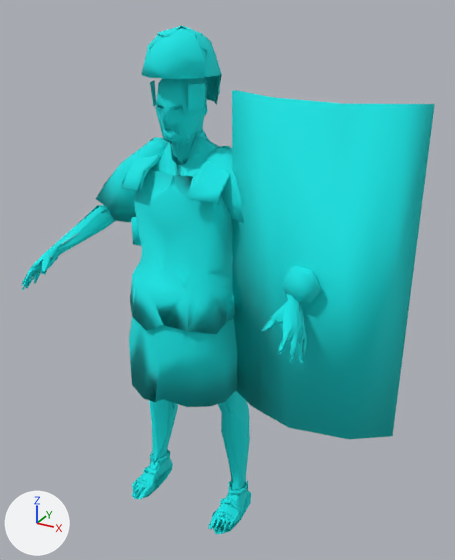
One commit to the glTF model modelos/personaje_legionario_uno_baja.glb: the scene before it, then after it.
Camera for both pictures: a 50 mm lens placed at (1.116, -1.741, 1.868), pointed at (0.148, 0.02, 0.987). The lights are fixed; the arrows at lower left show +X, +Y and +Z. The older version comes first. Vertices at exactly the same position are counted once.

The scene before the commit, as lines of its bpy script (objects in view):
```python
me_correa_036 = bpy.data.meshes.new('correa.036')
me_correa_036.from_pydata(...)  # 3008 vertices, 3200 faces; spans x -0.54..0.78, y -0.31..0.23, z -0.01..1.81
me_correa_036.materials.append(mat_legionario_atlas)
ob_legionario_uno = bpy.data.objects.new('legionario_uno', me_correa_036)
ob_legionario_uno.location = (0.0, 0.0, 0.0)
```
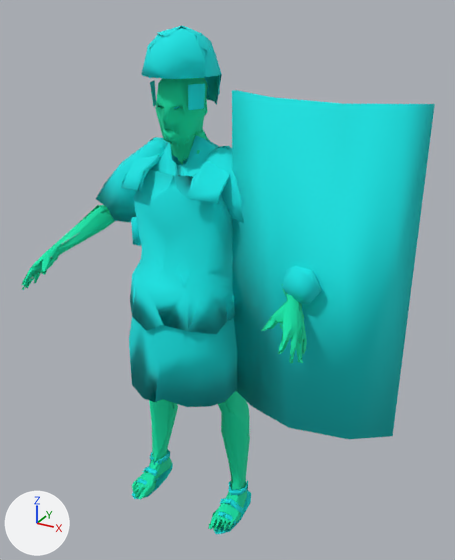
Location of each change, (x1, y1, x2, y2) in pixels of the pictures (455 x 560 px):
part 1 of me_correa_036, recoloured: (21, 78, 307, 531) in both

Edits to the bpy script that builds the scene:
```text
Change me_correa_036:
    where me_correa_036.from_pydata(...)  # 3008 vertices, 3200 faces; spans x -0.54..0.78, y -0.31..0.23, z -0.01..1.81
    used by ob_legionario_uno; location = (0.0, 0.0, 0.0)
    me_correa_036 part 1: 1772 faces centred in x -0.54..0.54, y -0.31..0.13, z 0.0..1.68 are repainted in the vertex colours; the middle colour goes from cyan #00ffff to green #00ffbc
```
